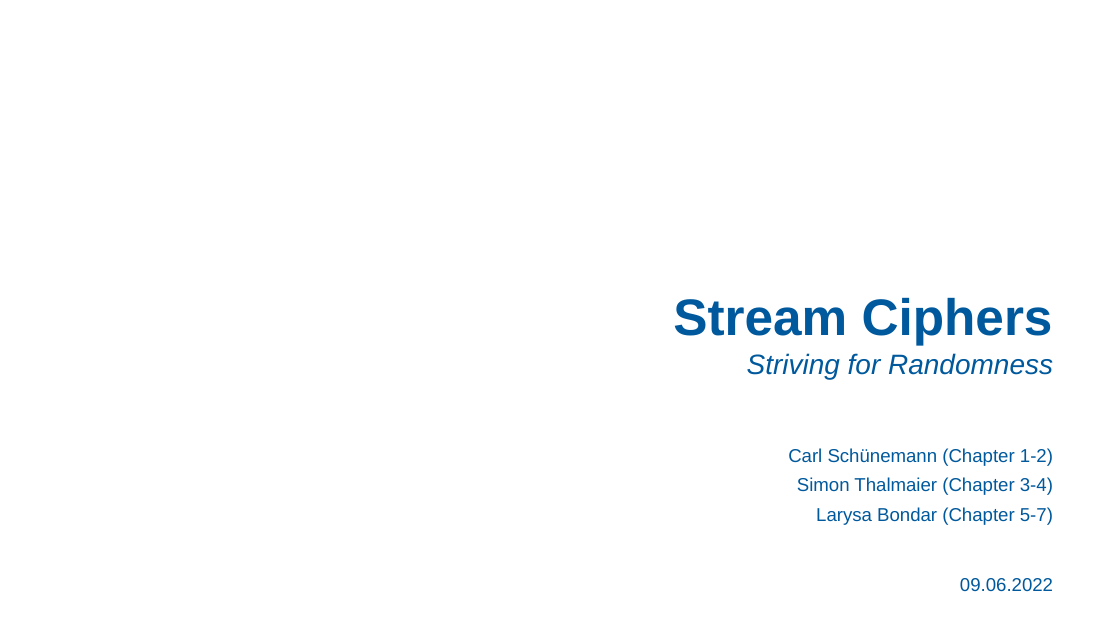
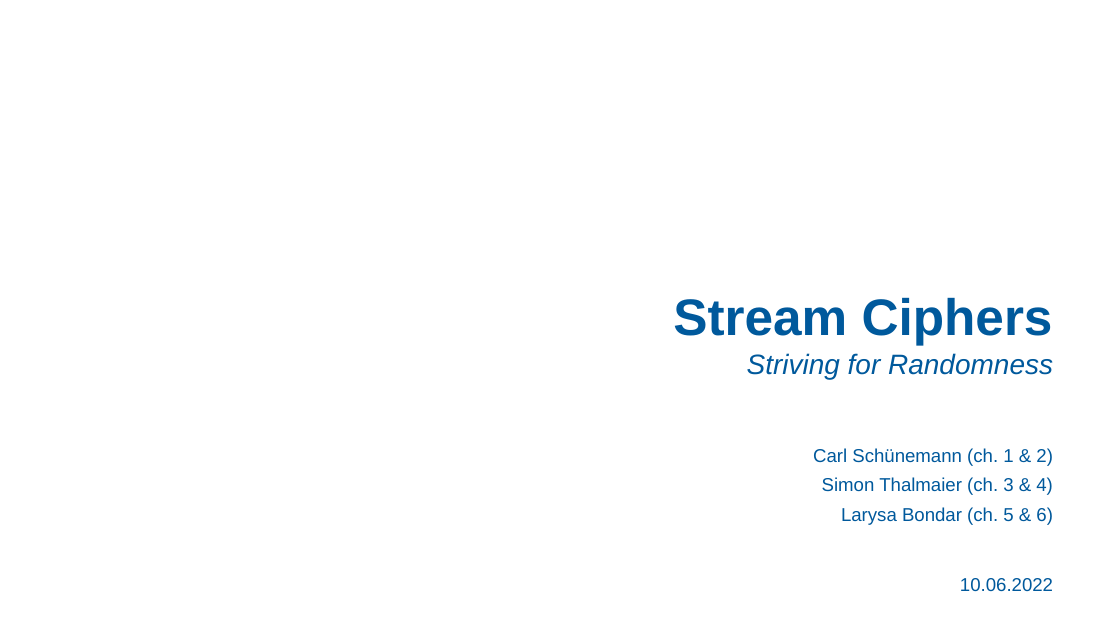
Before and after one commit to xThale/crypto-stream-ciphers, a slide deck: slide 1 of Präsentation/Presentation Unmerged Simon.pptx. Drawn at 1120x630 pixels with LibreOffice and Linux fonts; fonts in the diff are those of the drawing; background and template pictures are left out. Boxes give left, top, right and bottom in pixels: in the first picture for what was removed or moved away, otherwise in the second. Text is boxed around its words. In the diff, an @@ line names an element or a change of style, - is before the commit and + after.

Commit message:
Adjusted Simon Latex and Presentation

```diff
--- a/Präsentation/Presentation Unmerged Simon.pptx
+++ b/Präsentation/Presentation Unmerged Simon.pptx
@@ text at (x1=813, y1=448, x2=1053, y2=525): text changed @@
-Carl Schünemann (Chapter 1-2)
-Simon Thalmaier (Chapter 3-4)
-Larysa Bondar (Chapter 5-7)
+Carl Schünemann (ch. 1 & 2)
+Simon Thalmaier (ch. 3 & 4)
+Larysa Bondar (ch. 5 & 6)
@@ text at (x1=960, y1=578, x2=1053, y2=592): text changed @@
-09.06.2022
+10.06.2022
```
Also in this commit, not shown: 60 other slides changed, 1 slide added, 6 other files.
